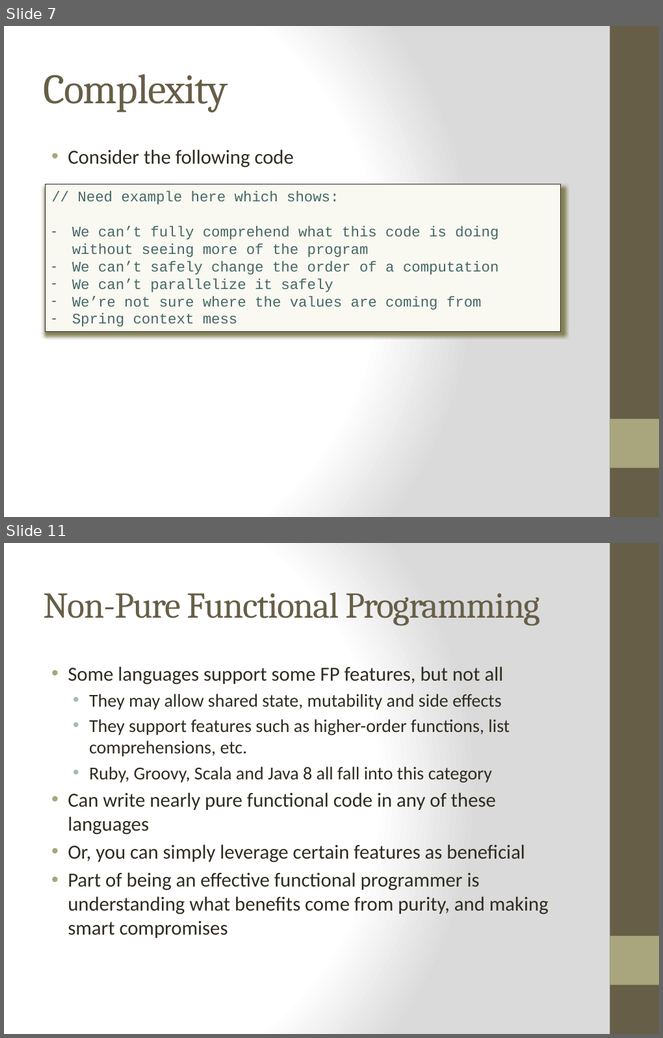
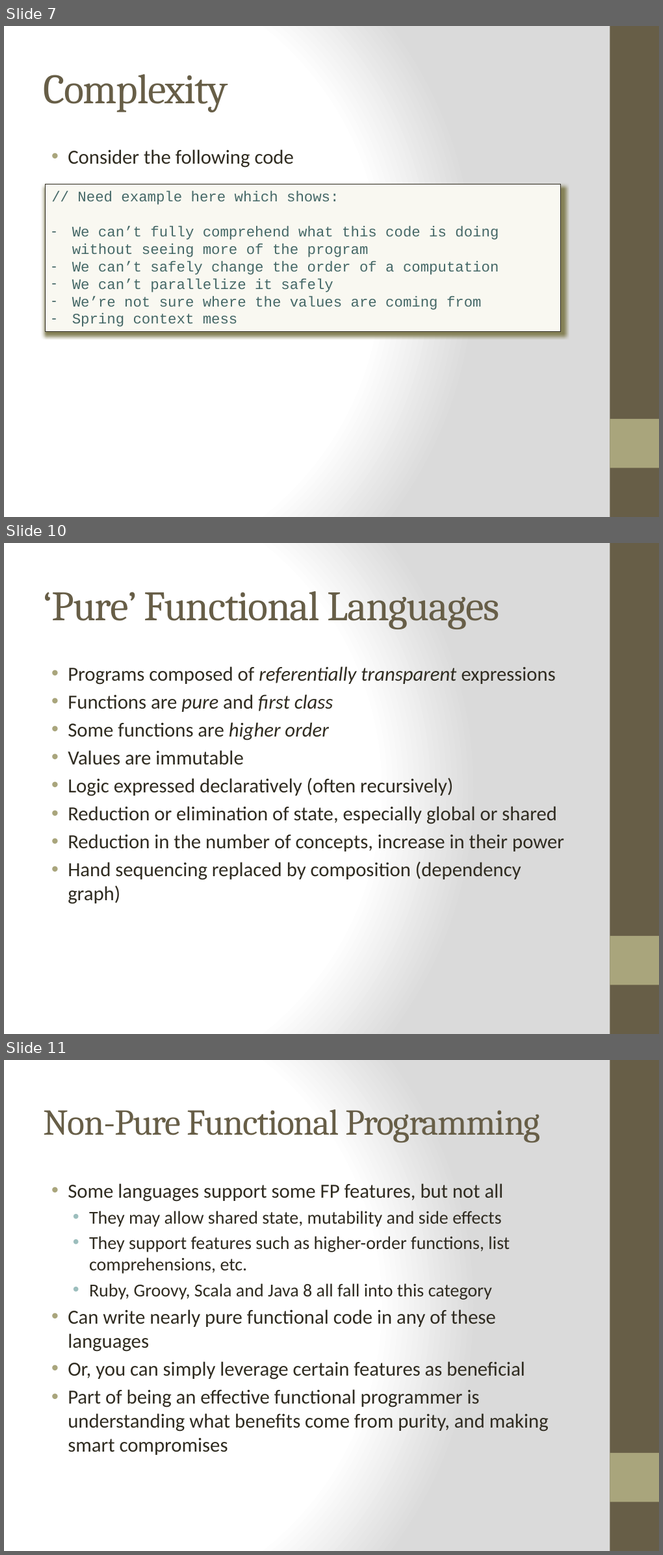
Before and after one commit to bjhartin/FoundationsOfFunctionalProgramming, a slide deck: FoundationsOfFunctionalProgramming.pptx. Shown one above the other, each under a label of ours: slides 7 and 11 before the commit, slides 7, 10 and 11 after it; the slides between them are not shown. The pictures are 663x1038 and 663x1555 pixels, drawn with LibreOffice and Linux fonts; fonts in the diff are those of the drawing. Boxes give left, top, right and bottom in pixels: in the first picture for what was removed or moved away, otherwise in the second. Text is boxed around its words. In the diff, an @@ line names an element or a change of style, - is before the commit and + after.

```diff
--- a/FoundationsOfFunctionalProgramming.pptx
+++ b/FoundationsOfFunctionalProgramming.pptx
@@ slide 10 added at box(4, 543, 659, 1034), background gradient #FFFFFF to #DADADA; not listed: 2 template elements that a slide beside it also shows @@
@@ title added at box(43, 591, 500, 629), 46 pt, text #675E47 @@
+‘Pure’ Functional Languages
@@ text added at box(68, 667, 564, 904), 22 pt, text #2F2B20 @@
+• Programs composed of referentially transparent expressions
+• Functions are pure and first class
+• Some functions are higher order
+• Values are immutable
+• Logic expressed declaratively (often recursively)
+• Reduction or elimination of state, especially global or shared
+• Reduction in the number of concepts, increase in their power
+• Hand sequencing replaced by composition (dependency graph)
```
Also in this commit, not shown: 11 slides changed.
